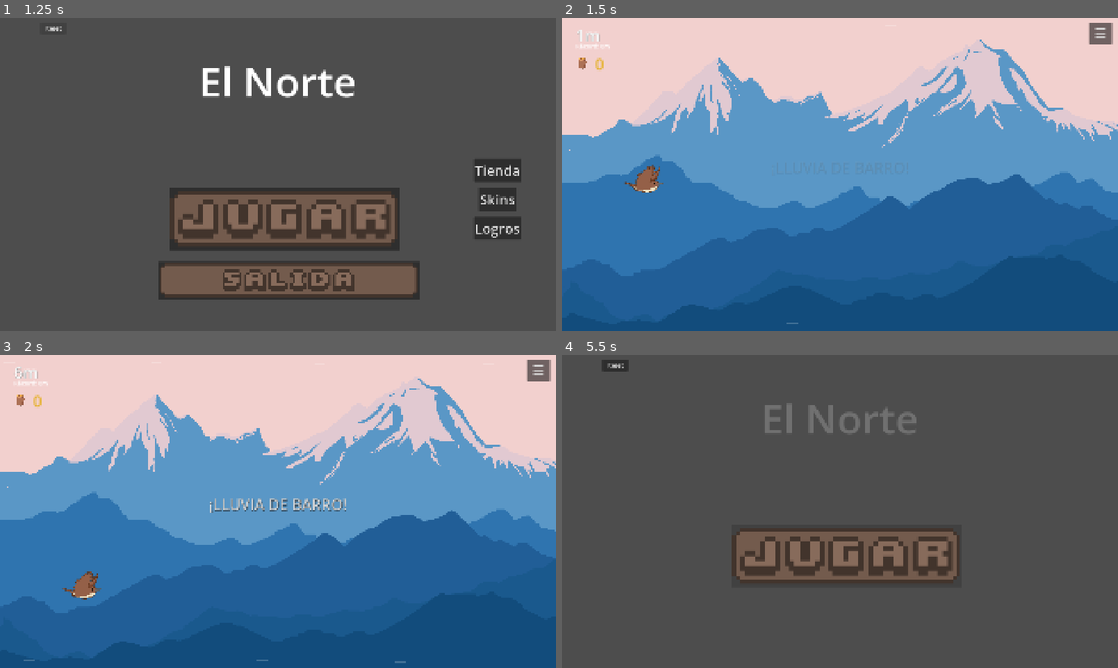
Above: before the commit, frames 1-4 (two rows, left to right).
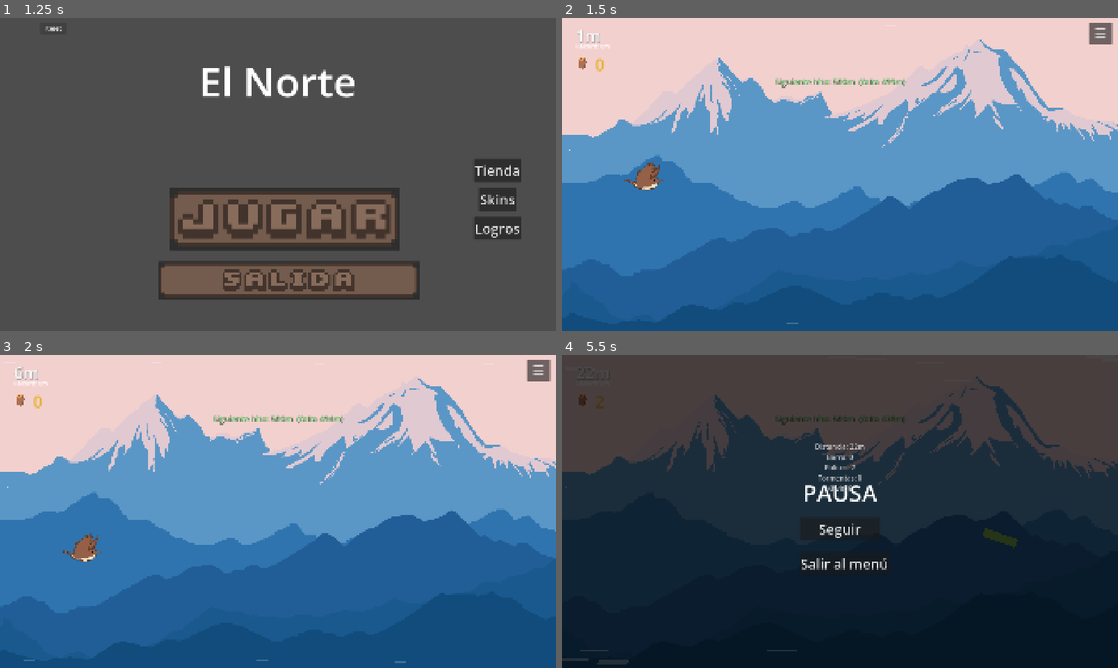
Above: after the commit, the same moments.

Repository: TomasMoreno21/El-Norte
Game: Godot game, scene res://scenes/menu/menu.tscn
Two runs of this game, one before a commit and one after it. Both use one fixed random seed, a clock stepped at 60 frames per second and the inputs below.
Inputs (mouse positions are in pixels of both pictures, inside the frame that each line leads up to):
- Up to frame 1 (1.25 s): click "Reset" at 0.5 s
- Up to frame 2 (1.5 s): click (845, 218) at 1.25 s
- Up to frame 3 (2 s): no input
- Up to frame 4 (5.5 s): tap Enter at 2 s; move the mouse to (962, 495) at 2.02 s; hold D 2.03-2.78 s; hold Space 2.03-2.78 s; click (962, 495) at 2.17 s; move the mouse to (728, 527) at 2.77 s; hold S 2.78-3.53 s; tap Tab at 2.85 s; click (728, 527) at 2.92 s; tap Space at 3.02, 3.05, 3.32, 5.27, 5.3 s; move the mouse to (895, 442) at 3.52 s; hold D 3.53-4.25 s; hold Space 3.53-4.25 s; tap Q at 3.6 s; click (895, 442) at 3.67 s; click "☰" at 4.25 s; move the mouse to (812, 574) at 5.02 s; hold W from 5.03 s (still down); tap E at 5.1 s; click (812, 574) at 5.17 s

Frame 1 is identical in both runs. In frame 2, 0.7% of the frame differs, in the area x 3-62%, y 4-56%; in frame 3, 1.6%; in frame 4, 72%, in the area x 0-100%, y 1-100%.
Error after the commit: Parse Error: Cannot infer the type of "tip" variable because the value doesn't have a set type. (res://scenes/death_screen/death_screen.gd:45)

Commit message:
banco de ideas: game feel (pop obstaculos, flash 100m, barro brilla, contraccion, pulso elastico), gameplay (inercia, combo x3, mini turbo doble tap, viento en contra, corriente ascendente), variedad (3 logros nuevos, widget hitos), ui (stats pausa, tips muerte), economia (bono bienvenida 50, bono explorador bioma)

Diff:
--- a/scenes/bolas/bola_barro.gd
+++ b/scenes/bolas/bola_barro.gd
@@ -19,6 +19,12 @@
 	time += delta
 	position.x -= speed * delta
 	position.y = base_y + sin(time * 2.0) * 20.0
+	if position.x < 150 and position.x > 50:
+		modulate = Color(1, 1, 0.5 + 0.5 * sin(time * 8.0), 1)
+	elif position.x <= 50:
+		modulate = Color(0.8, 0.8, 0.3, 0.5)
+	else:
+		modulate = Color.WHITE
 	if position.x < -100:
 		queue_free()
 
--- a/scenes/data_manager/data_manager.gd
+++ b/scenes/data_manager/data_manager.gd
@@ -116,6 +116,15 @@
 		{ "target": 2, "desc": "Usar 2 pájaros distintos", "reward_type": "palitos", "reward_amount": 40 },
 		{ "target": 3, "desc": "Usar 3 pájaros distintos", "reward_type": "palitos", "reward_amount": 80 },
 		{ "target": 4, "desc": "Usar los 4 pájaros", "reward_type": "bolas", "reward_amount": 5 },
+	]},
+	"maraton": { "name": "Maratón", "cond": "distance", "idx": 17, "levels": [
+		{ "target": 10000, "desc": "Llegar a 10000m", "reward_type": "bolas", "reward_amount": 5 },
+	]},
+	"ladron": { "name": "Ladrón", "cond": "bolas_total", "idx": 18, "levels": [
+		{ "target": 1000, "desc": "1000 barros en total", "reward_type": "palitos", "reward_amount": 500 },
+	]},
+	"veterano": { "name": "Veterano", "cond": "deaths", "idx": 19, "levels": [
+		{ "target": 100, "desc": "Morir 100 veces", "reward_type": "bolas", "reward_amount": 3 },
 	]},
 }
 
@@ -137,9 +146,30 @@
 var first_milestones_claimed := []
 var record_bolas_claimed := []
 var tutorial_done := false
+var welcome_bonus_given := false
+var explored_biomes := []
 
 func _ready() -> void:
 	load_data()
+	_grant_welcome_bonus()
+
+func _grant_welcome_bonus() -> void:
+	if not welcome_bonus_given:
+		welcome_bonus_given = true
+		palitos_balance += 50
+		save_data()
+
+func claim_explorer_bonus(biome_idx: int) -> int:
+	if biome_idx in explored_biomes:
+		return 0
+	explored_biomes.append(biome_idx)
+	var bonus := 0
+	match biome_idx:
+		1: bonus = 30
+		2: bonus = 60
+	palitos_balance += bonus
+	save_data()
+	return bonus
 
 func get_upgrade_level(key: String) -> int:
 	return upgrades.get(key, 0)
@@ -275,6 +305,8 @@
 	first_milestones_claimed = []
 	record_bolas_claimed = []
 	tutorial_done = false
+	welcome_bonus_given = false
+	explored_biomes = []
 	save_data()
 
 func mark_bird_used(bird: String) -> void:
@@ -437,6 +469,8 @@
 		"first_milestones_claimed": first_milestones_claimed,
 		"record_bolas_claimed": record_bolas_claimed,
 		"tutorial_done": tutorial_done,
+		"welcome_bonus_given": welcome_bonus_given,
+		"explored_biomes": explored_biomes,
 	}
 	var file := FileAccess.open(SAVE_PATH, FileAccess.WRITE)
 	if file:
@@ -464,6 +498,8 @@
 				first_milestones_claimed = data.get("first_milestones_claimed", [])
 				record_bolas_claimed = data.get("record_bolas_claimed", [])
 				tutorial_done = data.get("tutorial_done", false)
+				welcome_bonus_given = data.get("welcome_bonus_given", false)
+				explored_biomes = data.get("explored_biomes", [])
 				var u = data.get("upgrades", {})
 				if u.has("calandria") and not u.has("kiwi"):
 					u["kiwi"] = u["calandria"]
--- a/scenes/death_screen/death_screen.gd
+++ b/scenes/death_screen/death_screen.gd
@@ -1,4 +1,20 @@
 extends CanvasLayer
+
+const TIPS := [
+	"Mantené el ritmo: aletear seguido cansa menos que aletear fuerte.",
+	"Los barros cerca del piso son más fáciles de agarrar.",
+	"Si ves el signo '!', prepárate para la tormenta.",
+	"El kiwi aparece cada 20 segundos... estate atento.",
+	"Llegar a las Llanuras da ×1.5 de palitos.",
+	"Llegar a la Puna da ×2 de palitos.",
+	"El Carancho es el pájaro más rápido del juego.",
+	"Las calmas son un respiro... pero no duran para siempre.",
+	"Usá el escudo en zonas de obstáculos densos.",
+	"El turbo duplica tu distancia recorrida.",
+	"Agarrar 3 barros seguido rápido da combo +1.",
+	"Doble toque rápido = mini turbo gratis.",
+	"Cada pájaro tiene stats únicos. ¡Probalos todos!",
+]
 
 func _ready() -> void:
 	$ColorRect/VBoxContainer/RestartButton.pressed.connect(_on_restart)
@@ -26,6 +42,9 @@
 		$ColorRect/VBoxContainer/BonusLabel.text = bonus_text.strip_edges()
 		$ColorRect/VBoxContainer/BonusLabel.visible = true
 
+	var tip := TIPS[randi() % TIPS.size()]
+	$ColorRect/VBoxContainer/TipLabel.text = "💡 " + tip
+
 	visible = true
 	get_tree().paused = true
 
--- a/scenes/death_screen/death_screen.tscn
+++ b/scenes/death_screen/death_screen.tscn
@@ -55,6 +55,13 @@
 horizontal_alignment = 1
 visible = false
 
+[node name="TipLabel" type="Label" parent="ColorRect/VBoxContainer"]
+layout_mode = 2
+theme_override_font_sizes/font_size = 20
+theme_override_colors/font_color = Color(0.6, 0.6, 0.6, 1)
+text = ""
+horizontal_alignment = 1
+
 [node name="RestartButton" type="Button" parent="ColorRect/VBoxContainer" unique_id=1332674319]
 custom_minimum_size = Vector2(0, 80)
 layout_mode = 2
--- a/scenes/hud/hud.gd
+++ b/scenes/hud/hud.gd
@@ -7,6 +7,7 @@
 @onready var storm_warning := $StormWarningLabel
 @onready var bolas_label := $BolasLabel
 @onready var palitos_label := $PalitosLabel
+@onready var milestone_label := $MilestoneLabel
 @onready var pause_btn := $PauseBtn
 @onready var pause_overlay := $PauseOverlay
 @onready var tutorial_overlay := $TutorialOverlay
@@ -20,6 +21,10 @@
 var _tutorial_timer := 0.0
 var _tutorial_arrow_time := 0.0
 const TUTORIAL_DURATION := 5.0
+
+var _last_flash_100m := 0
+var _pause_stats_labels: Array[Label] = []
+var _pause_stats_visible := false
 
 func _process(delta: float) -> void:
 	if _tutorial_timer > 0:
@@ -45,6 +50,30 @@
 	pause_btn.pressed.connect(_toggle_pause)
 	$PauseOverlay/ContinueBtn.pressed.connect(_toggle_pause)
 	$PauseOverlay/QuitBtn.pressed.connect(_quit_to_menu)
+	_setup_pause_stats()
+
+func _setup_pause_stats() -> void:
+	var labels_data := ["Distancia: 0m", "Barro: 0", "Palitos: 0", "Tormentas: 0", "Kiwis: 0"]
+	var y := 300
+	for text in labels_data:
+		var lbl := Label.new()
+		lbl.text = text
+		lbl.add_theme_font_size_override("font_size", 24)
+		lbl.add_theme_color_override("font_color", Color(0.8, 0.8, 0.8))
+		lbl.horizontal_alignment = HORIZONTAL_ALIGNMENT_CENTER
+		lbl.position = Vector2(0, y)
+		lbl.size = Vector2(1920, 30)
+		pause_overlay.add_child(lbl)
+		_pause_stats_labels.append(lbl)
+		y += 36
+
+func _update_pause_stats(dist: int, bolas: int, palitos: int, storms: int, kiwis: int) -> void:
+	if _pause_stats_labels.size() >= 5:
+		_pause_stats_labels[0].text = "Distancia: %dm" % dist
+		_pause_stats_labels[1].text = "Barro: %d" % bolas
+		_pause_stats_labels[2].text = "Palitos: %d" % palitos
+		_pause_stats_labels[3].text = "Tormentas: %d" % storms
+		_pause_stats_labels[4].text = "Kiwis: %d" % kiwis
 
 func _toggle_pause() -> void:
 	var paused := not get_tree().paused
@@ -78,9 +107,37 @@
 	SceneTransition.fade_to_scene("res://scenes/menu/menu.tscn")
 
 func update_distance(meters: int) -> void:
+	var prev := int(distance_label.text.trim_suffix("m"))
 	distance_label.text = "%dm" % meters
 	max_dist_label.text = "Récord: %dm" % DataManager.max_distance
 	_pulse_label(distance_label)
+	if meters / 100 > _last_flash_100m:
+		_last_flash_100m = meters / 100
+		_flash_100m()
+
+func _flash_100m() -> void:
+	var flash := ColorRect.new()
+	flash.color = Color(1, 1, 1, 0.08)
+	flash.anchors_preset = Control.PRESET_FULL_RECT
+	flash.mouse_filter = Control.MOUSE_FILTER_PASS
+	add_child(flash)
+	var tween := create_tween()
+	tween.tween_property(flash, "color:a", 0.0, 0.3)
+	tween.tween_callback(flash.queue_free)
+
+func update_next_milestone(meters: int) -> void:
+	var milestones := [500, 1000, 2200, 4600, 10000]
+	var next := -1
+	for m in milestones:
+		if meters < m:
+			next = m
+			break
+	if next > 0:
+		var dist_remaining := next - meters
+		milestone_label.text = "Siguiente hito: %dm  (falta %dm)" % [next, dist_remaining]
+		milestone_label.visible = true
+	else:
+		milestone_label.visible = false
 
 func update_bolas(amount: int) -> void:
 	bolas_label.text = "Barro: %d" % amount
@@ -92,9 +149,9 @@
 
 func _pulse_label(label: Label) -> void:
 	var tween := create_tween()
-	tween.set_trans(Tween.TRANS_QUAD).set_ease(Tween.EASE_OUT)
-	tween.tween_property(label, "scale", Vector2(1.25, 1.25), 0.08)
-	tween.tween_property(label, "scale", Vector2(1.0, 1.0), 0.25)
+	tween.set_trans(Tween.TRANS_BACK).set_ease(Tween.EASE_OUT)
+	tween.tween_property(label, "scale", Vector2(1.3, 1.3), 0.1)
+	tween.tween_property(label, "scale", Vector2(1.0, 1.0), 0.3)
 
 func update_powerups(shield_remaining: float, turbo_remaining: float, x2: bool, x2p: float = 0.0) -> void:
 	var parts := []
--- a/scenes/hud/hud.tscn
+++ b/scenes/hud/hud.tscn
@@ -141,6 +141,17 @@
 theme_override_font_sizes/font_size = 52
 horizontal_alignment = 1
 
+[node name="MilestoneLabel" type="Label" parent="."]
+visible = false
+anchors_preset = 10
+anchor_right = 1.0
+offset_top = 200.0
+offset_bottom = 240.0
+theme_override_colors/font_color = Color(0.6, 0.9, 0.6, 1)
+theme_override_colors/font_shadow_color = Color(0, 0, 0, 0.6)
+theme_override_font_sizes/font_size = 28
+horizontal_alignment = 1
+
 [node name="TutorialOverlay" type="Control" parent="." unique_id=1862089278]
 visible = false
 layout_mode = 3
--- a/scenes/main/main.gd
+++ b/scenes/main/main.gd
@@ -46,6 +46,27 @@
 var miniatura_start_time := 0.0
 var _revive_available := true
 var _death_old_max := 0
+var _combo_count := 0
+var _combo_timer := 0.0
+const COMBO_WINDOW := 1.5
+const COMBO_THRESHOLD := 3
+var _double_tap_time := 0.0
+var _was_tapping := false
+var _mini_turbo_active := false
+var _mini_turbo_time := 0.0
+const MINI_TURBO_DURATION := 1.0
+const MINI_TURBO_COOLDOWN := 5.0
+var _mini_turbo_cd := 0.0
+var _contra_viento_active := false
+var _contra_viento_time := 0.0
+const CONTRA_VIENTO_DURATION := 4.0
+const CONTRA_VIENTO_COOLDOWN := 2000.0
+var _last_contra_viento_distance := 0.0
+var _ascendente_active := false
+var _ascendente_time := 0.0
+const ASCENDENTE_DURATION := 2.0
+const ASCENDENTE_COOLDOWN := 1500.0
+var _last_ascendente_distance := 0.0
 
 const SPEED_BASE := 550.0
 const SPEED_AMP := 650.0
@@ -129,7 +150,6 @@
 	revive_popup.revived.connect(_on_revive)
 	revive_popup.rejected.connect(_on_revive_reject)
 	hud.update_bolas(DataManager.bolas_balance)
-	start_lluvia()
 	var mods := DataManager.get_bird_modifiers()
 	bird_speed_mult = mods["speed_mult"]
 	bird_kiwi_bonus = mods["kiwi_bonus"]
@@ -233,10 +253,22 @@
 		turbo_effect.set_storm_mode()
 	elif rafaga_active:
 		turbo_effect.set_rafaga_mode(_rafaga_progress)
+	elif _ascendente_active:
+		turbo_effect.set_rafaga_mode(0.5)
+	elif _contra_viento_active:
+		turbo_effect.set_storm_mode()
+	elif _mini_turbo_active:
+		turbo_effect.set_turbo_mode()
 	elif turbo_active:
 		turbo_effect.set_turbo_mode()
 	else:
 		turbo_effect.set_normal_mode()
+
+func _activate_mini_turbo() -> void:
+	_mini_turbo_active = true
+	_mini_turbo_time = 0.0
+	AudioManager.play_sfx("collect")
+	_update_encounter_mode()
 
 func _on_player_flapped() -> void:
 	if in_storm or turbo_active:
@@ -273,20 +305,70 @@
 		var warning := distance >= storm_dist - STORM_WARNING_DIST and distance < storm_dist
 		hud.show_storm_warning(warning)
 
-	if not rafaga_active and not calma_active and not in_storm and distance - last_rafaga_distance >= RAFAGA_COOLDOWN:
+	if not rafaga_active and not calma_active and not in_storm and not _contra_viento_active and not _ascendente_active and distance - last_rafaga_distance >= RAFAGA_COOLDOWN:
 		last_rafaga_distance = distance
 		if randf() < RAFAGA_CHANCE:
 			start_rafaga()
 
-	if not calma_active and not rafaga_active and not in_storm and distance >= 500 and distance - last_calma_distance >= CALMA_COOLDOWN:
+	if not calma_active and not rafaga_active and not in_storm and not _contra_viento_active and not _ascendente_active and distance >= 500 and distance - last_calma_distance >= CALMA_COOLDOWN:
 		last_calma_distance = distance
 		if randf() < CALMA_CHANCE:
 			start_calma()
 
-	if not lluvia_active and not calma_active and not rafaga_active and not in_storm and distance >= 500 and distance - last_lluvia_distance >= LLUVIA_INTERVAL:
+	if not lluvia_active and not calma_active and not rafaga_active and not in_storm and not _contra_viento_active and not _ascendente_active and distance >= 500 and distance - last_lluvia_distance >= LLUVIA_INTERVAL:
 		last_lluvia_distance = distance
 		if randf() < LLUVIA_CHANCE:
 			start_lluvia()
+
+	var p := Input.is_mouse_button_pressed(MOUSE_BUTTON_LEFT) or Input.is_key_pressed(KEY_SPACE)
+	if p and not _was_tapping:
+		var now := Time.get_ticks_msec()
+		if now - _double_tap_time < 300 and _mini_turbo_cd <= 0:
+			_activate_mini_turbo()
+		_double_tap_time = now
+	_was_tapping = p
+
+	if _mini_turbo_active:
+		_mini_turbo_time += delta
+		if _mini_turbo_time >= MINI_TURBO_DURATION:
+			_mini_turbo_active = false
+			_mini_turbo_cd = MINI_TURBO_COOLDOWN
+			_update_encounter_mode()
+
+	if _mini_turbo_cd > 0:
+		_mini_turbo_cd -= delta
+
+	if _combo_timer > 0:
+		_combo_timer -= delta
+		if _combo_timer <= 0:
+			_combo_count = 0
+
+	if not _contra_viento_active and not _ascendente_active and not calma_active and not in_storm and distance >= 1000 and distance - _last_contra_viento_distance >= CONTRA_VIENTO_COOLDOWN:
+		_last_contra_viento_distance = distance
+		if randf() < 0.35:
+			_contra_viento_active = true
+			_contra_viento_time = 0.0
+			hud.show_transition_message("¡VIENTO EN CONTRA!")
+
+	if _contra_viento_active:
+		_contra_viento_time += delta
+		if _contra_viento_time >= CONTRA_VIENTO_DURATION:
+			_contra_viento_active = false
+			hud.hide_transition_message()
+
+	if not _ascendente_active and not _contra_viento_active and not calma_active and not in_storm and distance >= 1000 and distance - _last_ascendente_distance >= ASCENDENTE_COOLDOWN:
+		_last_ascendente_distance = distance
+		if randf() < 0.30:
+			_ascendente_active = true
+			_ascendente_time = 0.0
+			hud.show_transition_message("¡CORRIENTE ASCENDENTE!")
+
+	if _ascendente_active:
+		_ascendente_time += delta
+		player.velocity.y = -200
+		if _ascendente_time >= ASCENDENTE_DURATION:
+			_ascendente_active = false
+			hud.hide_transition_message()
 
 	kiwi_cooldown_timer += delta
 
@@ -361,8 +443,11 @@
 
 	var raw_delta := current_speed * delta / PIXEL_TO_METER
 	difficulty_dist += raw_delta
-	distance += raw_delta * speed_bonus * bird_speed_mult * turbo_mult * rafaga_mult * palitos_dist_mult
+	var mini_mult := 1.5 if _mini_turbo_active else 1.0
+	var contra_mult := 0.5 if _contra_viento_active else 1.0
+	distance += raw_delta * speed_bonus * bird_speed_mult * turbo_mult * rafaga_mult * palitos_dist_mult * mini_mult * contra_mult
 	hud.update_distance(int(distance))
+	hud.update_next_milestone(int(distance))
 	while _last_milestone_idx < MILESTONES.size() and int(distance) >= MILESTONES[_last_milestone_idx]:
 		hud.flash_milestone()
 		_last_milestone_idx += 1
@@ -379,6 +464,7 @@
 		_show_popups(nuevos)
 	hud.update_powerups(shield_remaining, turbo_remaining, x2_bolas_active, x2p_remaining)
 	hud.show_storm(in_storm)
+	hud._update_pause_stats(int(distance), run_bolas, int(run_palitos), storms_in_run, run_kiwis)
 	$Background.set_run_distance(distance, turbo_mult)
 	var turbo_spawn_mult := TURBO_SPAWN_MULT if turbo_active else 1.0
 	spawn_timer.wait_time = get_spawn_interval(difficulty_dist) * turbo_spawn_mult
@@ -532,6 +618,13 @@
 	DataManager.add_bolas(amount)
 	run_bolas += amount
 	AudioManager.play_sfx("collect")
+	_combo_count += 1
+	_combo_timer = COMBO_WINDOW
+	if _combo_count >= COMBO_THRESHOLD:
+		var bonus := 1
+		DataManager.add_bolas(bonus)
+		run_bolas += bonus
+		_combo_count = 0
 	var nuevos := DataManager.check_achievements({})
 	_show_popups(nuevos)
 	hud.update_bolas(DataManager.bolas_balance)
@@ -581,6 +674,12 @@
 		lluvia_active = false
 		hud.hide_transition_message()
 		_update_encounter_mode()
+	if _contra_viento_active:
+		_contra_viento_active = false
+		hud.hide_transition_message()
+	if _ascendente_active:
+		_ascendente_active = false
+		hud.hide_transition_message()
 	if turbo_active:
 		turbo_active = false
 		turbo_effect.set_normal_mode()
@@ -611,5 +710,15 @@
 func _on_transition_started(msg: String) -> void:
 	hud.show_transition_message(msg)
 
-func _on_transition_ended(_biome_name: String) -> void:
+func _on_transition_ended(biome_name: String) -> void:
 	hud.hide_transition_message()
+	var biome_idx := -1
+	match biome_name:
+		"Llanuras": biome_idx = 1
+		"Puna": biome_idx = 2
+	if biome_idx >= 0:
+		var bonus := DataManager.claim_explorer_bonus(biome_idx)
+		if bonus > 0:
+			hud.show_transition_message("+%d palitos por explorar!" % bonus)
+			await get_tree().create_timer(1.5).timeout
+			hud.hide_transition_message()
--- a/scenes/obstacles/obstacle.gd
+++ b/scenes/obstacles/obstacle.gd
@@ -25,6 +25,9 @@
 	angular_speed = randf_range(1.5, 4.0) * (-1 if randi() % 2 == 0 else 1)
 	_setup_visual()
 	_setup_collision()
+	scale = Vector2.ZERO
+	var tween := create_tween().set_ease(Tween.EASE_OUT).set_trans(Tween.TRANS_BACK)
+	tween.tween_property(self, "scale", Vector2.ONE, 0.15)
 
 func _physics_process(delta: float) -> void:
 	position.x -= speed * delta
--- a/scenes/player/player.gd
+++ b/scenes/player/player.gd
@@ -98,7 +98,13 @@
 		if _was_pressed:
 			flap_timer.stop()
 			$Sprite2D.texture = _tex_hornero1
-		velocity.y += GRAVITY * delta
+			if is_inside_tree():
+				var s := $Sprite2D
+				var sq := create_tween().set_ease(Tween.EASE_OUT)
+				sq.tween_property(s, "scale", s.scale * Vector2(0.85, 1.0), 0.06).set_trans(Tween.TRANS_QUAD)
+				sq.tween_property(s, "scale", s.scale, 0.15)
+		velocity.y += GRAVITY * delta * 0.5
+		velocity.y = min(velocity.y, GRAVITY * 0.6)
 
 	_was_pressed = is_pressed
 	move_and_slide()
